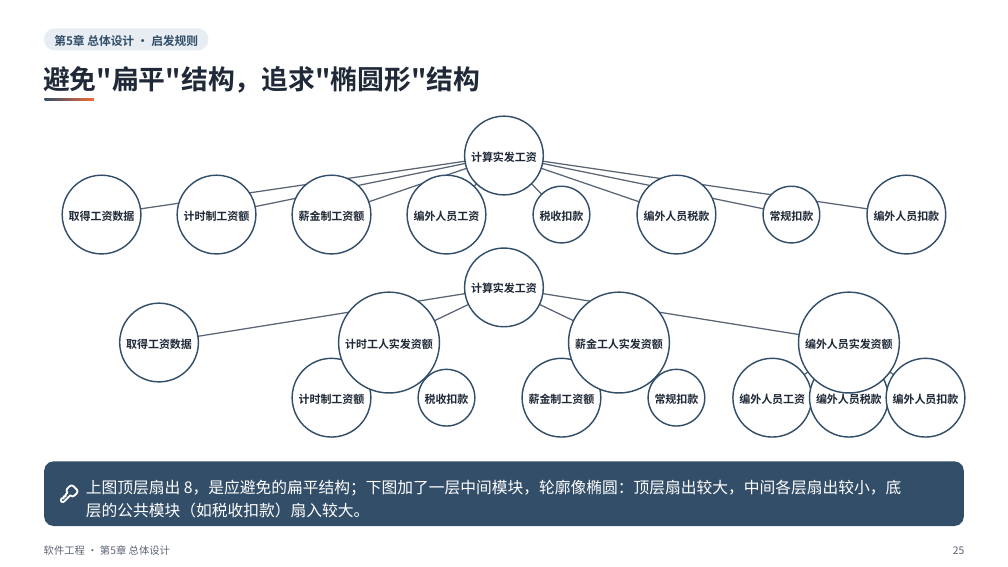
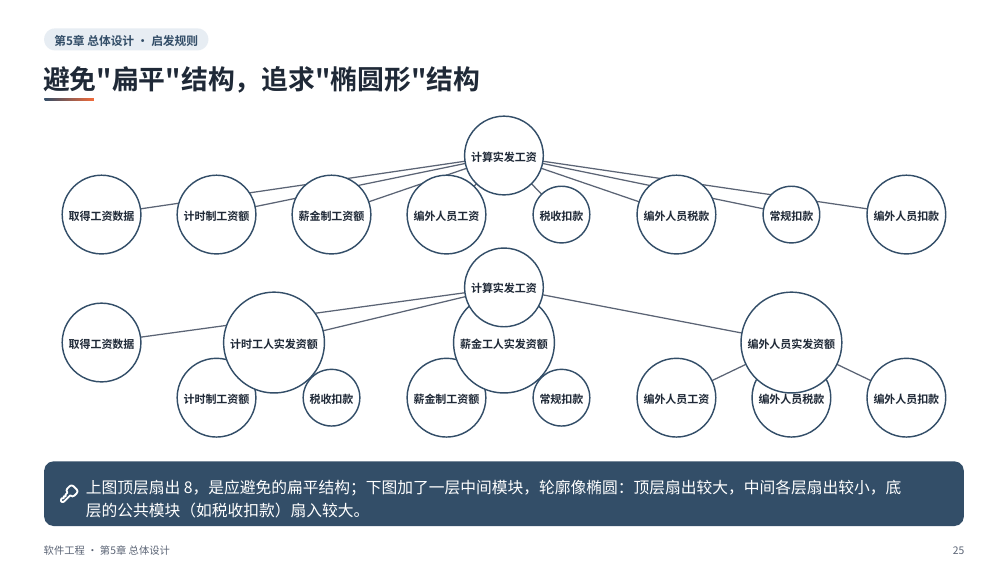
Before and after one commit to sweetcornna/JLU-remake, a slide deck: slide 25 of 大三上/软件工程/重制版PPT/第5章 总体设计（重制版）.pptx. Drawn at 1008x567 pixels with LibreOffice and Linux fonts; fonts in the diff are those of the drawing. Boxes give left, top, right and bottom in pixels: in the first picture for what was removed or moved away, otherwise in the second. Text is boxed around its words. In the diff, an @@ line names an element or a change of style, - is before the commit and + after.

```diff
--- a/大三上/软件工程/重制版PPT/第5章 总体设计（重制版）.pptx
+++ b/大三上/软件工程/重制版PPT/第5章 总体设计（重制版）.pptx
@@ freeform shape: place and size @@
-freeform shape at box(159, 287, 504, 343)
+freeform shape at box(101, 287, 504, 343)
@@ freeform shape: place and size @@
-freeform shape at box(389, 287, 504, 343)
+freeform shape at box(274, 287, 504, 343)
@@ freeform shape: place and size @@
-freeform shape at box(504, 287, 849, 343)
+freeform shape at box(504, 287, 792, 343)
@@ freeform shape: place and size @@
-freeform shape at box(504, 287, 619, 343)
+freeform shape at box(504, 287, 505, 343)
@@ 1 text, 1 freeform shape, 1 ellipse: place and size @@
-1 text, 1 freeform shape, 1 ellipse at box(119, 303, 850, 398)
+1 text, 1 freeform shape, 1 ellipse at box(62, 303, 792, 398)
@@ 6 texts, 6 ellipses, 4 freeform shapes: place and size @@
-6 texts, 6 ellipses, 4 freeform shapes at box(292, 292, 705, 437)
+6 texts, 6 ellipses, 4 freeform shapes at box(177, 292, 590, 437)
@@ ellipse: place and size @@
-ellipse at box(733, 358, 811, 437)
+ellipse at box(637, 358, 716, 437)
@@ freeform shape: place and size @@
-freeform shape at box(773, 343, 849, 398)
+freeform shape at box(677, 343, 792, 398)
@@ 2 texts, 2 ellipses: place and size @@
-2 texts, 2 ellipses at box(799, 292, 899, 437)
+2 texts, 2 ellipses at box(741, 292, 842, 437)
@@ freeform shape: place and size @@
-freeform shape at box(849, 343, 926, 398)
+freeform shape at box(792, 343, 907, 398)
@@ ellipse: place and size @@
-ellipse at box(886, 358, 965, 437)
+ellipse at box(867, 358, 946, 437)
@@ text "编外人员工资": place and size @@
-text "编外人员工资" at box(739, 393, 805, 404)
+text "编外人员工资" at box(644, 393, 710, 404)
@@ text "编外人员扣款": place and size @@
-text "编外人员扣款" at box(893, 393, 959, 404)
+text "编外人员扣款" at box(874, 393, 940, 404)
```
Also in this commit, not shown: 34 other slides changed, 3 other files.
